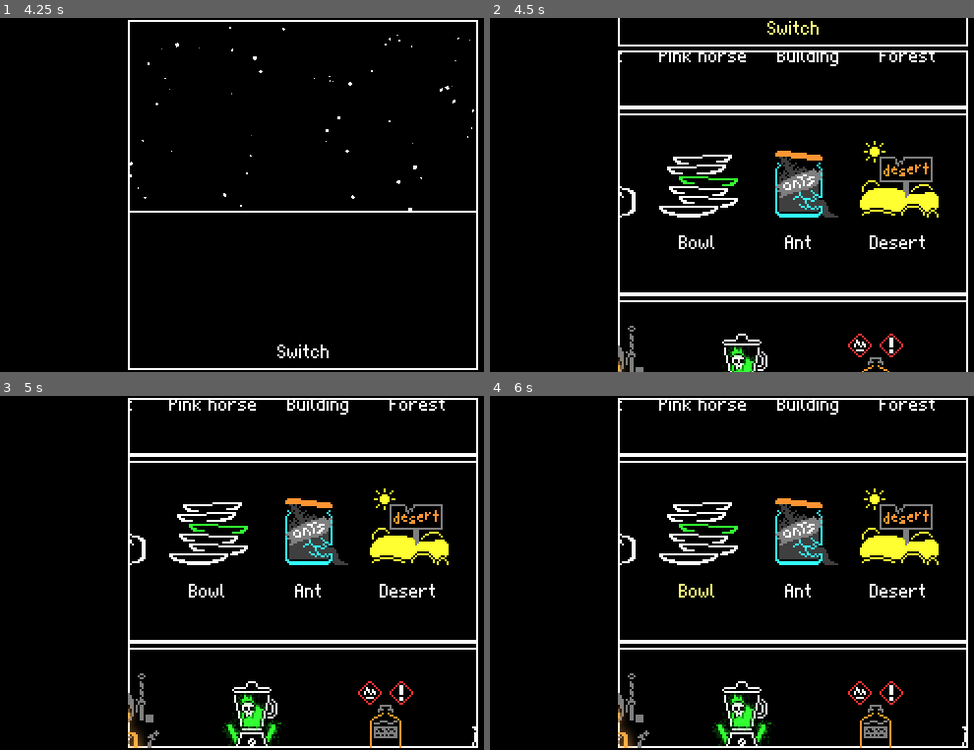
Above: before the commit, frames 1-4 (two rows, left to right).
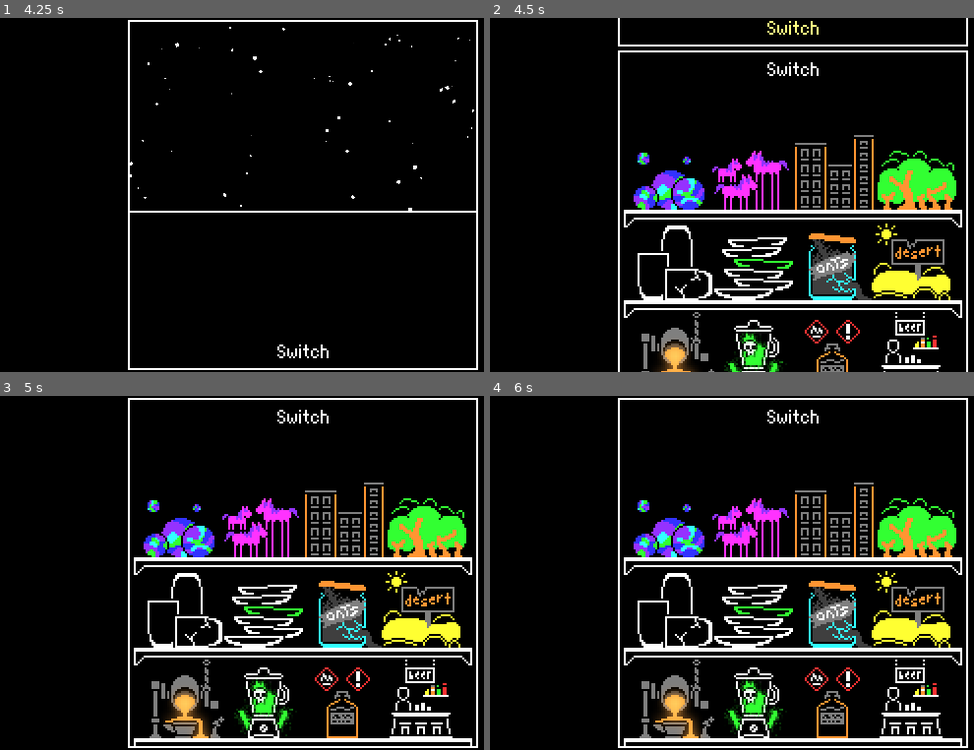
Above: after the commit, the same moments.

Repository: Banalian/BitBiscuit-GMTK2024
Game: Godot game, scene res://Scenes/main_menu.tscn
The game is run twice, just before and just after one commit, with the same random seed, the same clock (stepped at 60 frames per second) and the same inputs.
Inputs (mouse positions are in pixels of both pictures, inside the frame that each line leads up to; where the layout moved, square brackets give the same spot in the first picture):
- Up to frame 1 (4.25 s): click "Play" at 0.5 s; click "Play" at 1.25 s; tap Enter at 2 s; move the mouse to (440, 177) at 2.02 s; click (440, 177) at 2.17 s; click (106, 340) at 2.75 s, where only the run before the commit has a clickable "Planet"; click (212, 340) at 3.5 s, where only the run before the commit has a clickable "Pink horse"
- Up to frame 2 (4.5 s): click (804, 340) at 4.25 s, where only the run before the commit has a clickable "Building"
- Up to frame 3 (5 s): no input
- Up to frame 4 (6 s): click (673, 608) [596, 548] at 5 s; click (751, 608) [698, 548] at 5.75 s

Frame 1 is identical in both runs. In frame 2, 19% of the frame differs, in the area x 26-99%, y 9-100%; in frame 3, 21%; in frame 4, 21%, in the area x 26-99%, y 1-100%.

Commit message:
Fix ingredients ordering in main scene

Diff:
--- a/Scenes/main.tscn
+++ b/Scenes/main.tscn
@@ -1,9 +1,10 @@
-[gd_scene load_steps=21 format=3 uid="uid://ca53ofrpltb0o"]
+[gd_scene load_steps=32 format=3 uid="uid://ca53ofrpltb0o"]
 
 [ext_resource type="Script" path="res://Scripts/main.gd" id="1_o11dq"]
 [ext_resource type="PackedScene" uid="uid://djedvt6g0ujyd" path="res://Scenes/client.tscn" id="2_locgf"]
 [ext_resource type="PackedScene" uid="uid://yjttqehhf2w4" path="res://Scenes/abstract_ingredient.tscn" id="3_xeuuf"]
 [ext_resource type="Resource" uid="uid://cdwrdu3mfv1y5" path="res://Resources/Bases/planet.tres" id="4_ivq56"]
+[ext_resource type="Texture2D" uid="uid://dj10s5c0l6dv6" path="res://Assets/Textures/Ingredients/Stations/Planet.png" id="4_kfe4g"]
 [ext_resource type="Resource" uid="uid://bujymccl3xnsf" path="res://Resources/Bases/pink_horse.tres" id="5_l4kwx"]
 [ext_resource type="Resource" uid="uid://bq5v7b0lj8ggw" path="res://Resources/Bases/building.tres" id="6_4q3op"]
 [ext_resource type="Resource" uid="uid://bsd7n5rfbiqst" path="res://Resources/Bases/forest.tres" id="7_clsxh"]
@@ -42,6 +43,26 @@
 border_width_right = 1
 border_width_bottom = 1
 border_color = Color(1, 1, 1, 1)
+
+[sub_resource type="StyleBoxEmpty" id="StyleBoxEmpty_w7bwh"]
+
+[sub_resource type="StyleBoxEmpty" id="StyleBoxEmpty_8skyu"]
+
+[sub_resource type="StyleBoxEmpty" id="StyleBoxEmpty_t38d7"]
+
+[sub_resource type="StyleBoxEmpty" id="StyleBoxEmpty_5h12j"]
+
+[sub_resource type="StyleBoxEmpty" id="StyleBoxEmpty_mrjty"]
+
+[sub_resource type="StyleBoxEmpty" id="StyleBoxEmpty_cnrj1"]
+
+[sub_resource type="StyleBoxEmpty" id="StyleBoxEmpty_q4rmr"]
+
+[sub_resource type="StyleBoxEmpty" id="StyleBoxEmpty_3pijy"]
+
+[sub_resource type="StyleBoxEmpty" id="StyleBoxEmpty_qerk6"]
+
+[sub_resource type="StyleBoxEmpty" id="StyleBoxEmpty_nlijt"]
 
 [node name="Main" type="Node"]
 script = ExtResource("1_o11dq")
@@ -131,6 +152,7 @@
 layout_mode = 2
 size_flags_horizontal = 4
 size_flags_vertical = 8
+mouse_default_cursor_shape = 2
 text = "Switch"
 
 [node name="BorderOverlap" type="Panel" parent="ViewTop"]
@@ -166,6 +188,7 @@
 anchor_bottom = 1.0
 grow_horizontal = 2
 grow_vertical = 2
+mouse_filter = 2
 theme_override_constants/margin_left = 2
 theme_override_constants/margin_top = 2
 theme_override_constants/margin_right = 2
@@ -174,89 +197,224 @@
 [node name="ViewButton" type="Button" parent="ViewBottom/MarginContainer"]
 layout_mode = 2
 size_flags_horizontal = 4
+size_flags_vertical = 0
+mouse_default_cursor_shape = 2
+text = "Switch"
+
+[node name="MarginContainer2" type="MarginContainer" parent="ViewBottom"]
+layout_mode = 1
+anchors_preset = 15
+anchor_right = 1.0
+anchor_bottom = 1.0
+grow_horizontal = 2
+grow_vertical = 2
+mouse_filter = 2
+theme_override_constants/margin_left = 3
+theme_override_constants/margin_top = 3
+theme_override_constants/margin_right = 3
+theme_override_constants/margin_bottom = -7
+
+[node name="VBoxContainer" type="VBoxContainer" parent="ViewBottom/MarginContainer2"]
+layout_mode = 2
 size_flags_vertical = 8
-text = "Switch"
-
-[node name="VBoxContainer" type="VBoxContainer" parent="ViewBottom/MarginContainer"]
-layout_mode = 2
-
-[node name="VSplitContainer" type="VSplitContainer" parent="ViewBottom/MarginContainer/VBoxContainer"]
-layout_mode = 2
-
-[node name="HBoxContainer" type="HBoxContainer" parent="ViewBottom/MarginContainer/VBoxContainer/VSplitContainer"]
-layout_mode = 2
-
-[node name="Planet" parent="ViewBottom/MarginContainer/VBoxContainer/VSplitContainer/HBoxContainer" instance=ExtResource("3_xeuuf")]
-layout_mode = 2
+theme_override_constants/separation = -6
+
+[node name="VBoxContainer" type="VBoxContainer" parent="ViewBottom/MarginContainer2/VBoxContainer"]
+layout_mode = 2
+size_flags_vertical = 8
+theme_override_constants/separation = 0
+
+[node name="HBoxContainer" type="HBoxContainer" parent="ViewBottom/MarginContainer2/VBoxContainer/VBoxContainer"]
+layout_mode = 2
+size_flags_horizontal = 4
+theme_override_constants/separation = 2
+
+[node name="Planet" parent="ViewBottom/MarginContainer2/VBoxContainer/VBoxContainer/HBoxContainer" instance=ExtResource("3_xeuuf")]
+layout_mode = 2
+tooltip_text = "TestgÉ"
+mouse_default_cursor_shape = 2
+theme_override_styles/focus = SubResource("StyleBoxEmpty_w7bwh")
+theme_override_styles/disabled = SubResource("StyleBoxEmpty_8skyu")
+theme_override_styles/hover = SubResource("StyleBoxEmpty_t38d7")
+theme_override_styles/pressed = SubResource("StyleBoxEmpty_5h12j")
+theme_override_styles/normal = SubResource("StyleBoxEmpty_mrjty")
+text = ""
+icon = ExtResource("4_kfe4g")
 ingredient_res = ExtResource("4_ivq56")
 
-[node name="Pink horse" parent="ViewBottom/MarginContainer/VBoxContainer/VSplitContainer/HBoxContainer" instance=ExtResource("3_xeuuf")]
-layout_mode = 2
+[node name="Pink horse" parent="ViewBottom/MarginContainer2/VBoxContainer/VBoxContainer/HBoxContainer" instance=ExtResource("3_xeuuf")]
+layout_mode = 2
+mouse_default_cursor_shape = 2
+theme_override_styles/focus = SubResource("StyleBoxEmpty_w7bwh")
+theme_override_styles/disabled = SubResource("StyleBoxEmpty_8skyu")
+theme_override_styles/hover = SubResource("StyleBoxEmpty_t38d7")
+theme_override_styles/pressed = SubResource("StyleBoxEmpty_5h12j")
+theme_override_styles/normal = SubResource("StyleBoxEmpty_mrjty")
+text = ""
+icon = ExtResource("4_kfe4g")
 ingredient_res = ExtResource("5_l4kwx")
 
-[node name="Building" parent="ViewBottom/MarginContainer/VBoxContainer/VSplitContainer/HBoxContainer" instance=ExtResource("3_xeuuf")]
-layout_mode = 2
+[node name="Building" parent="ViewBottom/MarginContainer2/VBoxContainer/VBoxContainer/HBoxContainer" instance=ExtResource("3_xeuuf")]
+layout_mode = 2
+mouse_default_cursor_shape = 2
+theme_override_styles/focus = SubResource("StyleBoxEmpty_w7bwh")
+theme_override_styles/disabled = SubResource("StyleBoxEmpty_8skyu")
+theme_override_styles/hover = SubResource("StyleBoxEmpty_t38d7")
+theme_override_styles/pressed = SubResource("StyleBoxEmpty_5h12j")
+theme_override_styles/normal = SubResource("StyleBoxEmpty_mrjty")
+text = ""
+icon = ExtResource("4_kfe4g")
 ingredient_res = ExtResource("6_4q3op")
 
-[node name="Forest" parent="ViewBottom/MarginContainer/VBoxContainer/VSplitContainer/HBoxContainer" instance=ExtResource("3_xeuuf")]
-layout_mode = 2
+[node name="Forest" parent="ViewBottom/MarginContainer2/VBoxContainer/VBoxContainer/HBoxContainer" instance=ExtResource("3_xeuuf")]
+layout_mode = 2
+mouse_default_cursor_shape = 2
+theme_override_styles/focus = SubResource("StyleBoxEmpty_w7bwh")
+theme_override_styles/disabled = SubResource("StyleBoxEmpty_8skyu")
+theme_override_styles/hover = SubResource("StyleBoxEmpty_t38d7")
+theme_override_styles/pressed = SubResource("StyleBoxEmpty_5h12j")
+theme_override_styles/normal = SubResource("StyleBoxEmpty_mrjty")
+text = ""
+icon = ExtResource("4_kfe4g")
 ingredient_res = ExtResource("7_clsxh")
 
-[node name="TextureRect" type="TextureRect" parent="ViewBottom/MarginContainer/VBoxContainer/VSplitContainer"]
+[node name="TextureRect" type="TextureRect" parent="ViewBottom/MarginContainer2/VBoxContainer/VBoxContainer"]
 layout_mode = 2
 texture = ExtResource("8_4b7lo")
 
-[node name="VSplitContainer2" type="VSplitContainer" parent="ViewBottom/MarginContainer/VBoxContainer"]
-layout_mode = 2
-
-[node name="HBoxContainer" type="HBoxContainer" parent="ViewBottom/MarginContainer/VBoxContainer/VSplitContainer2"]
-layout_mode = 2
-
-[node name="Cup" parent="ViewBottom/MarginContainer/VBoxContainer/VSplitContainer2/HBoxContainer" instance=ExtResource("3_xeuuf")]
-layout_mode = 2
+[node name="VBoxContainer2" type="VBoxContainer" parent="ViewBottom/MarginContainer2/VBoxContainer"]
+layout_mode = 2
+size_flags_vertical = 8
+theme_override_constants/separation = 0
+
+[node name="HBoxContainer" type="HBoxContainer" parent="ViewBottom/MarginContainer2/VBoxContainer/VBoxContainer2"]
+layout_mode = 2
+size_flags_horizontal = 4
+theme_override_constants/separation = 0
+
+[node name="Cup" parent="ViewBottom/MarginContainer2/VBoxContainer/VBoxContainer2/HBoxContainer" instance=ExtResource("3_xeuuf")]
+layout_mode = 2
+mouse_default_cursor_shape = 2
+theme_override_styles/focus = SubResource("StyleBoxEmpty_cnrj1")
+theme_override_styles/disabled = SubResource("StyleBoxEmpty_q4rmr")
+theme_override_styles/hover = SubResource("StyleBoxEmpty_3pijy")
+theme_override_styles/pressed = SubResource("StyleBoxEmpty_qerk6")
+theme_override_styles/normal = SubResource("StyleBoxEmpty_nlijt")
+text = ""
+icon = ExtResource("4_kfe4g")
 ingredient_res = ExtResource("9_yssrn")
 
-[node name="Bowl" parent="ViewBottom/MarginContainer/VBoxContainer/VSplitContainer2/HBoxContainer" instance=ExtResource("3_xeuuf")]
-layout_mode = 2
+[node name="Bowl" parent="ViewBottom/MarginContainer2/VBoxContainer/VBoxContainer2/HBoxContainer" instance=ExtResource("3_xeuuf")]
+layout_mode = 2
+mouse_default_cursor_shape = 2
+theme_override_styles/focus = SubResource("StyleBoxEmpty_cnrj1")
+theme_override_styles/disabled = SubResource("StyleBoxEmpty_q4rmr")
+theme_override_styles/hover = SubResource("StyleBoxEmpty_3pijy")
+theme_override_styles/pressed = SubResource("StyleBoxEmpty_qerk6")
+theme_override_styles/normal = SubResource("StyleBoxEmpty_nlijt")
+text = ""
+icon = ExtResource("4_kfe4g")
 ingredient_res = ExtResource("10_58a6e")
 
-[node name="Ants" parent="ViewBottom/MarginContainer/VBoxContainer/VSplitContainer2/HBoxContainer" instance=ExtResource("3_xeuuf")]
-layout_mode = 2
+[node name="Ants" parent="ViewBottom/MarginContainer2/VBoxContainer/VBoxContainer2/HBoxContainer" instance=ExtResource("3_xeuuf")]
+layout_mode = 2
+mouse_default_cursor_shape = 2
+theme_override_styles/focus = SubResource("StyleBoxEmpty_cnrj1")
+theme_override_styles/disabled = SubResource("StyleBoxEmpty_q4rmr")
+theme_override_styles/hover = SubResource("StyleBoxEmpty_3pijy")
+theme_override_styles/pressed = SubResource("StyleBoxEmpty_qerk6")
+theme_override_styles/normal = SubResource("StyleBoxEmpty_nlijt")
+text = ""
+icon = ExtResource("4_kfe4g")
 ingredient_res = ExtResource("11_ladnu")
 
-[node name="Desert" parent="ViewBottom/MarginContainer/VBoxContainer/VSplitContainer2/HBoxContainer" instance=ExtResource("3_xeuuf")]
-layout_mode = 2
+[node name="Desert" parent="ViewBottom/MarginContainer2/VBoxContainer/VBoxContainer2/HBoxContainer" instance=ExtResource("3_xeuuf")]
+layout_mode = 2
+mouse_default_cursor_shape = 2
+theme_override_styles/focus = SubResource("StyleBoxEmpty_cnrj1")
+theme_override_styles/disabled = SubResource("StyleBoxEmpty_q4rmr")
+theme_override_styles/hover = SubResource("StyleBoxEmpty_3pijy")
+theme_override_styles/pressed = SubResource("StyleBoxEmpty_qerk6")
+theme_override_styles/normal = SubResource("StyleBoxEmpty_nlijt")
+text = ""
+icon = ExtResource("4_kfe4g")
 ingredient_res = ExtResource("12_kge0h")
 
-[node name="TextureRect" type="TextureRect" parent="ViewBottom/MarginContainer/VBoxContainer/VSplitContainer2"]
+[node name="TextureRect" type="TextureRect" parent="ViewBottom/MarginContainer2/VBoxContainer/VBoxContainer2"]
 layout_mode = 2
 texture = ExtResource("8_4b7lo")
 
-[node name="VSplitContainer3" type="VSplitContainer" parent="ViewBottom/MarginContainer/VBoxContainer"]
-layout_mode = 2
-
-[node name="HBoxContainer" type="HBoxContainer" parent="ViewBottom/MarginContainer/VBoxContainer/VSplitContainer3"]
-layout_mode = 2
-
-[node name="Molten Steel" parent="ViewBottom/MarginContainer/VBoxContainer/VSplitContainer3/HBoxContainer" instance=ExtResource("3_xeuuf")]
-layout_mode = 2
+[node name="VBoxContainer3" type="VBoxContainer" parent="ViewBottom/MarginContainer2/VBoxContainer"]
+layout_mode = 2
+size_flags_vertical = 8
+theme_override_constants/separation = 0
+
+[node name="HBoxContainer" type="HBoxContainer" parent="ViewBottom/MarginContainer2/VBoxContainer/VBoxContainer3"]
+layout_mode = 2
+size_flags_horizontal = 4
+theme_override_constants/separation = 0
+
+[node name="Molten Steel" parent="ViewBottom/MarginContainer2/VBoxContainer/VBoxContainer3/HBoxContainer" instance=ExtResource("3_xeuuf")]
+layout_mode = 2
+mouse_default_cursor_shape = 2
+theme_override_styles/focus = SubResource("StyleBoxEmpty_cnrj1")
+theme_override_styles/disabled = SubResource("StyleBoxEmpty_q4rmr")
+theme_override_styles/hover = SubResource("StyleBoxEmpty_3pijy")
+theme_override_styles/pressed = SubResource("StyleBoxEmpty_qerk6")
+theme_override_styles/normal = SubResource("StyleBoxEmpty_nlijt")
+text = ""
+icon = ExtResource("4_kfe4g")
 ingredient_res = ExtResource("13_8lkky")
 
-[node name="Uranium Juice" parent="ViewBottom/MarginContainer/VBoxContainer/VSplitContainer3/HBoxContainer" instance=ExtResource("3_xeuuf")]
-layout_mode = 2
+[node name="Uranium Juice" parent="ViewBottom/MarginContainer2/VBoxContainer/VBoxContainer3/HBoxContainer" instance=ExtResource("3_xeuuf")]
+layout_mode = 2
+mouse_default_cursor_shape = 2
+theme_override_styles/focus = SubResource("StyleBoxEmpty_cnrj1")
+theme_override_styles/disabled = SubResource("StyleBoxEmpty_q4rmr")
+theme_override_styles/hover = SubResource("StyleBoxEmpty_3pijy")
+theme_override_styles/pressed = SubResource("StyleBoxEmpty_qerk6")
+theme_override_styles/normal = SubResource("StyleBoxEmpty_nlijt")
+text = ""
+icon = ExtResource("4_kfe4g")
 ingredient_res = ExtResource("14_smvgv")
 
-[node name="Diethyl Ether" parent="ViewBottom/MarginContainer/VBoxContainer/VSplitContainer3/HBoxContainer" instance=ExtResource("3_xeuuf")]
-layout_mode = 2
+[node name="Diethyl Ether" parent="ViewBottom/MarginContainer2/VBoxContainer/VBoxContainer3/HBoxContainer" instance=ExtResource("3_xeuuf")]
+layout_mode = 2
+mouse_default_cursor_shape = 2
+theme_override_styles/focus = SubResource("StyleBoxEmpty_cnrj1")
+theme_override_styles/disabled = SubResource("StyleBoxEmpty_q4rmr")
+theme_override_styles/hover = SubResource("StyleBoxEmpty_3pijy")
+theme_override_styles/pressed = SubResource("StyleBoxEmpty_qerk6")
+theme_override_styles/normal = SubResource("StyleBoxEmpty_nlijt")
+text = ""
+icon = ExtResource("4_kfe4g")
 ingredient_res = ExtResource("15_be7sa")
 
-[node name="Beer" parent="ViewBottom/MarginContainer/VBoxContainer/VSplitContainer3/HBoxContainer" instance=ExtResource("3_xeuuf")]
-layout_mode = 2
+[node name="Beer" parent="ViewBottom/MarginContainer2/VBoxContainer/VBoxContainer3/HBoxContainer" instance=ExtResource("3_xeuuf")]
+layout_mode = 2
+mouse_default_cursor_shape = 2
+theme_override_styles/focus = SubResource("StyleBoxEmpty_cnrj1")
+theme_override_styles/disabled = SubResource("StyleBoxEmpty_q4rmr")
+theme_override_styles/hover = SubResource("StyleBoxEmpty_3pijy")
+theme_override_styles/pressed = SubResource("StyleBoxEmpty_qerk6")
+theme_override_styles/normal = SubResource("StyleBoxEmpty_nlijt")
+text = ""
+icon = ExtResource("4_kfe4g")
 ingredient_res = ExtResource("16_b56b8")
 
-[node name="TextureRect" type="TextureRect" parent="ViewBottom/MarginContainer/VBoxContainer/VSplitContainer3"]
+[node name="TextureRect" type="TextureRect" parent="ViewBottom/MarginContainer2/VBoxContainer/VBoxContainer3"]
 layout_mode = 2
 texture = ExtResource("8_4b7lo")
+
+[node name="BorderOverlap" type="Panel" parent="ViewBottom"]
+layout_mode = 1
+anchors_preset = 15
+anchor_right = 1.0
+anchor_bottom = 1.0
+grow_horizontal = 2
+grow_vertical = 2
+mouse_filter = 2
+theme_override_styles/panel = SubResource("StyleBoxFlat_auejg")
 
 [connection signal="pressed" from="ViewTop/MarginContainer/ViewButton" to="." method="_on_view_button_pressed"]
 [connection signal="pressed" from="ViewBottom/MarginContainer/ViewButton" to="." method="_on_view_button_pressed"]
--- a/Scripts/ingredient_button.gd
+++ b/Scripts/ingredient_button.gd
@@ -7,7 +7,7 @@
 @export var ingredient_res: Ingredient
 
 func _ready() -> void:
-	text = ingredient_res.ingredient_name
+	tooltip_text = ingredient_res.ingredient_name
 	icon = ingredient_res.ingredient_station
 
 
--- a/default_theme.tres
+++ b/default_theme.tres
@@ -30,6 +30,19 @@
 content_margin_right = 3.0
 content_margin_bottom = 1.0
 
+[sub_resource type="StyleBoxFlat" id="StyleBoxFlat_jg3ph"]
+content_margin_left = 3.0
+content_margin_top = 1.0
+content_margin_right = 2.0
+content_margin_bottom = 1.0
+bg_color = Color(0, 0, 0, 0.74902)
+border_width_left = 1
+border_width_top = 1
+border_width_right = 1
+border_width_bottom = 1
+border_color = Color(1, 1, 1, 1)
+anti_aliasing = false
+
 [resource]
 Button/colors/font_color = Color(1, 1, 1, 1)
 Button/colors/font_focus_color = Color(1, 1, 0.74902, 1)
@@ -42,3 +55,6 @@
 Button/styles/normal = SubResource("StyleBoxEmpty_c707e")
 Button/styles/pressed = SubResource("StyleBoxEmpty_8wy5l")
 RichTextLabel/font_sizes/normal_font_size = 8
+TooltipLabel/colors/font_color = Color(1, 1, 1, 1)
+TooltipLabel/font_sizes/font_size = 8
+TooltipPanel/styles/panel = SubResource("StyleBoxFlat_jg3ph")
Not shown: 1 places in default_theme.tres that only renumber resources
